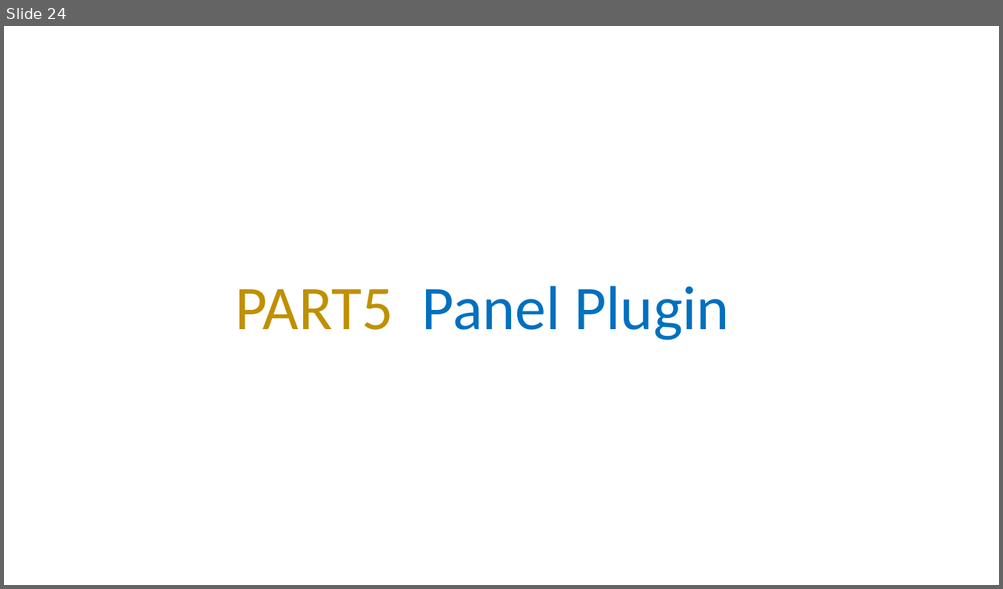
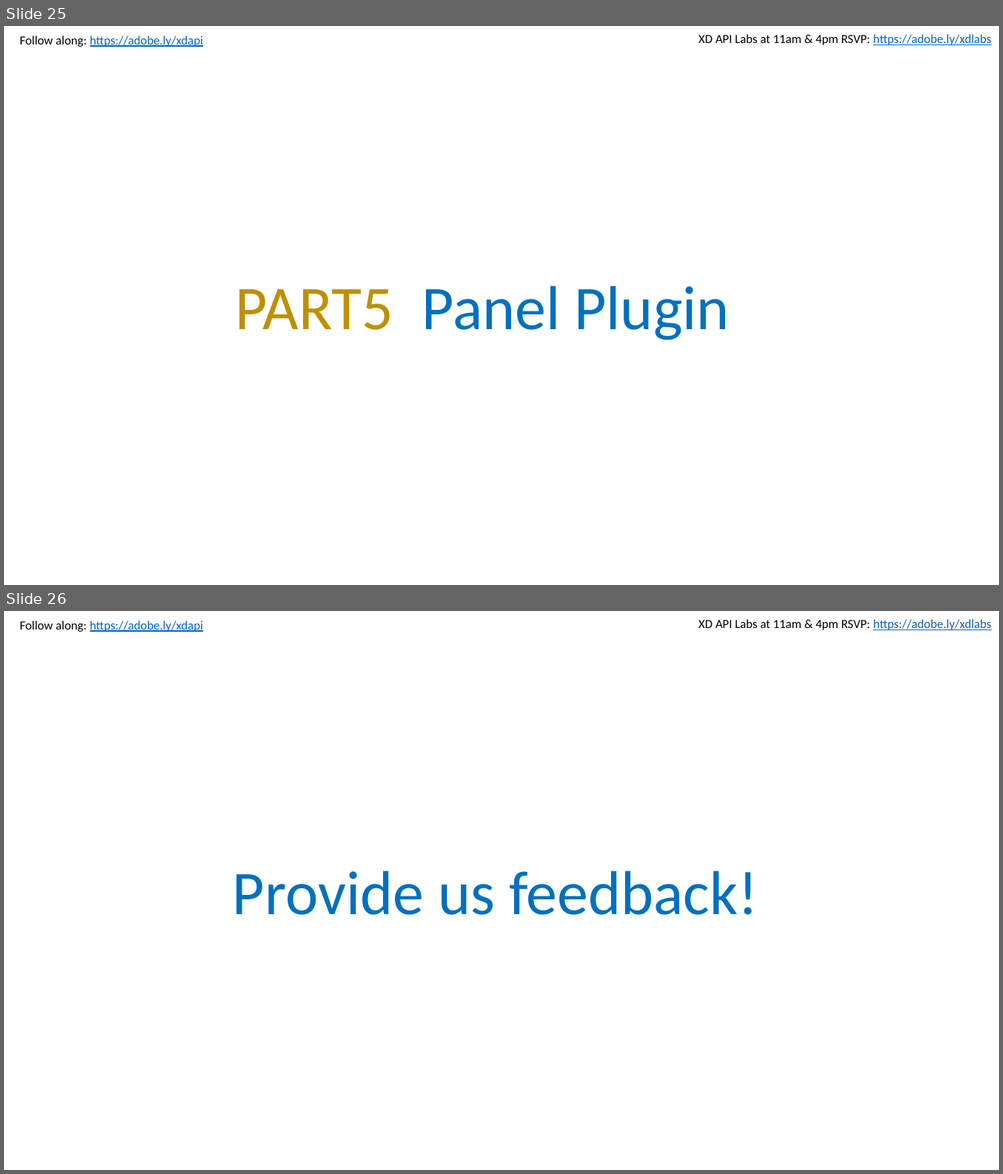
Before and after one commit to dkstevekwak/xd-plugin-labs, a slide deck: max-labs.pptx. Shown one above the other, each under a label of ours: slide 24 before the commit, slides 25 and 26 after it. The pictures are 1003x589 and 1003x1174 pixels, drawn with LibreOffice and Linux fonts; fonts in the diff are those of the drawing. Boxes give left, top, right and bottom in pixels: in the first picture for what was removed or moved away, otherwise in the second. Text is boxed around its words. In the diff, an @@ line names an element or a change of style, - is before the commit and + after.

```diff
--- a/max-labs.pptx
+++ b/max-labs.pptx
@@ slide 26 added at [4, 611, 999, 1170], background #FFFFFF; not listed: 2 template elements that a slide beside it also shows @@
@@ text added at [233, 871, 757, 915], 60 pt, text #0070C0 @@
+Provide us feedback!
@@ what was slide 24 is now slide 25 @@
@@ slide 25 changed as well @@
@@ text added at [20, 36, 203, 47], 12 pt, text #0563C1, underline @@
+Follow along: https://adobe.ly/xdapi
@@ text added at [698, 34, 991, 45], 12 pt, text #000000 @@
+XD API Labs at 11am & 4pm RSVP: https://adobe.ly/xdlabs
```
Also in this commit, not shown: 22 other slides changed, 2 other slides added, 1 slide removed, 2 other files.
